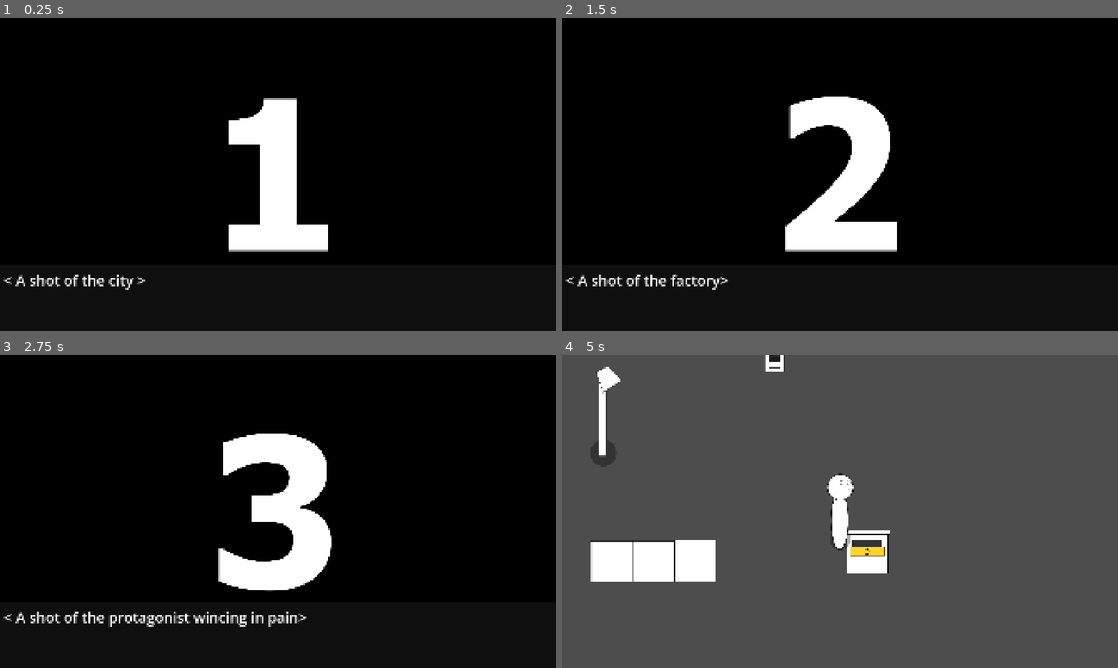
Above: before the commit, frames 1-4 (two rows, left to right).
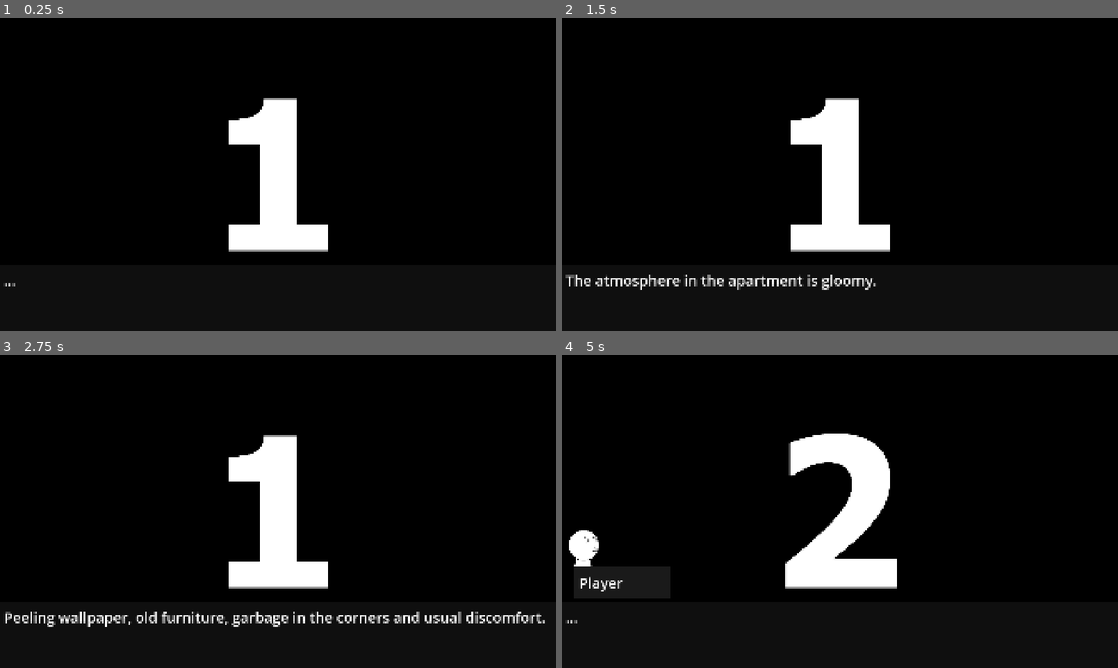
Above: after the commit, the same moments.

Repository: mathew-tran/jamegam50
Game: Godot game, scene res://Scenes/Main.tscn
The game is run twice, just before and just after one commit, with the same random seed, the same clock (stepped at 60 frames per second) and the same inputs.
Inputs (mouse positions are in pixels of both pictures, inside the frame that each line leads up to):
- Up to frame 1 (0.25 s): no input
- Up to frame 2 (1.5 s): tap Enter at 0.5 s; move the mouse to (962, 158) at 0.52 s; press the mouse at (962, 158) at 0.53 s; tap Space at 1.25 s; move the mouse to (728, 190) at 1.27 s; release the mouse at (728, 190) at 1.28 s; click (728, 190) at 1.35 s
- Up to frame 3 (2.75 s): tap Enter at 2 s; move the mouse to (333, 442) at 2.02 s; press the mouse at (333, 442) at 2.03 s
- Up to frame 4 (5 s): tap Space at 2.75 s; move the mouse to (812, 574) at 2.77 s; release the mouse at (812, 574) at 2.78 s; click (812, 574) at 2.85 s; move the mouse to (873, 599) at 3.52 s; press the mouse at (873, 599) at 3.53 s; move the mouse to (673, 464) at 4.27 s; release the mouse at (673, 464) at 4.28 s; click (673, 464) at 4.35 s

The runs differ from the first frame. In frame 1, 0.4% of the frame differs, in the area x 0-27%, y 82-87%; in frame 2, 4.7%; in frame 3, 6.6%; in frame 4, 99%, in the area x 0-100%, y 0-100%.

Commit message:
working on implementing the story slowly, but surely

Diff:
--- /dev/null
+++ b/Content/Characters/Character_Player.tres
@@ -0,0 +1,10 @@
+[gd_resource type="Resource" script_class="OwnerData" load_steps=3 format=3 uid="uid://rdwh1ys6h2x"]
+
+[ext_resource type="Script" uid="uid://dk4h0ebc24me" path="res://DataTypes/OwnerData.gd" id="1_cssye"]
+[ext_resource type="Texture2D" uid="uid://dwnj62rvpsn7r" path="res://Art/Player/PlayerFace.png" id="1_xllrf"]
+
+[resource]
+script = ExtResource("1_cssye")
+OwnerName = "Player"
+OwnerImage = ExtResource("1_xllrf")
+metadata/_custom_type_script = "uid://dk4h0ebc24me"
--- a/DataTypes/CutsceneData.gd
+++ b/DataTypes/CutsceneData.gd
@@ -4,3 +4,7 @@
 
 @export_multiline var TextToSay = """"""
 @export var BackgroundImage : Texture2D
+
+@export var Owner : OwnerData
+
+@export  var MusicType = JukeboxPlayer.MUSIC_TYPE.CONTINUE
--- /dev/null
+++ b/DataTypes/OwnerData.gd
@@ -0,0 +1,6 @@
+extends Resource
+
+class_name OwnerData
+
+@export var OwnerName = "Owner"
+@export var OwnerImage : Texture2D
--- /dev/null
+++ b/Prefabs/Autoload/Jukebox.tscn
@@ -0,0 +1,8 @@
+[gd_scene load_steps=2 format=3 uid="uid://biho4a5ol73hb"]
+
+[ext_resource type="Script" uid="uid://dbw68m85j3pl5" path="res://Scripts/Autoload/Jukebox.gd" id="1_c6xn0"]
+
+[node name="Jukebox" type="AudioStreamPlayer"]
+process_mode = 3
+playback_type = 1
+script = ExtResource("1_c6xn0")
--- /dev/null
+++ b/Prefabs/Environment/House/InteractableBook.tscn
@@ -0,0 +1,37 @@
+[gd_scene load_steps=7 format=3 uid="uid://bfvaw5h806ccy"]
+
+[ext_resource type="PackedScene" uid="uid://c3l54mkl1be42" path="res://Prefabs/Environment/InteractableItem.tscn" id="1_kfccb"]
+[ext_resource type="Texture2D" uid="uid://t80upgffv8fl" path="res://Art/Player/BookPlaceholder.png" id="2_gw5v1"]
+[ext_resource type="Script" uid="uid://byqjsgo6271ad" path="res://DataTypes/CutsceneData.gd" id="3_dl6w5"]
+
+[sub_resource type="Resource" id="Resource_y0wba"]
+script = ExtResource("3_dl6w5")
+TextToSay = "The book reads:
+.. “And then… the great black whale soared into the sky\"
+\"It was so large, beautiful and majestic, that even the most callous person would cry\"
+\"Not because of their next grief, but from that endless immense beauty above their heads…”
+"
+MusicType = 2
+metadata/_custom_type_script = "uid://byqjsgo6271ad"
+
+[sub_resource type="RectangleShape2D" id="RectangleShape2D_gw5v1"]
+resource_local_to_scene = true
+custom_solver_bias = 1.0
+size = Vector2(93, 94)
+
+[sub_resource type="RectangleShape2D" id="RectangleShape2D_dl6w5"]
+resource_local_to_scene = true
+size = Vector2(92, 93)
+
+[node name="InteractableItem" instance=ExtResource("1_kfccb")]
+texture = ExtResource("2_gw5v1")
+InteractText = "READ"
+CutScenes = Array[ExtResource("3_dl6w5")]([SubResource("Resource_y0wba")])
+bHideItemWhileInteracting = true
+
+[node name="CollisionShape2D" parent="Area2D" index="0"]
+position = Vector2(-0.5, -1)
+shape = SubResource("RectangleShape2D_gw5v1")
+
+[node name="CollisionShape2D" parent="StaticBody2D" index="0"]
+shape = SubResource("RectangleShape2D_dl6w5")
--- /dev/null
+++ b/Prefabs/Environment/House/InteractableDoor.tscn
@@ -0,0 +1,25 @@
+[gd_scene load_steps=6 format=3 uid="uid://bcml3rn2er3g2"]
+
+[ext_resource type="PackedScene" uid="uid://c3l54mkl1be42" path="res://Prefabs/Environment/InteractableItem.tscn" id="1_ovq1f"]
+[ext_resource type="Texture2D" uid="uid://c3j1f0xkqsocm" path="res://Art/Player/Doorplaceholder.png" id="2_dac3w"]
+[ext_resource type="Script" uid="uid://dnaixeyaslevm" path="res://Scripts/InteractableItemChangeScenes.gd" id="3_q5h7q"]
+
+[sub_resource type="RectangleShape2D" id="RectangleShape2D_dac3w"]
+resource_local_to_scene = true
+custom_solver_bias = 1.0
+size = Vector2(150, 152)
+
+[sub_resource type="RectangleShape2D" id="RectangleShape2D_q5h7q"]
+resource_local_to_scene = true
+size = Vector2(150, 149)
+
+[node name="InteractableDoor" instance=ExtResource("1_ovq1f")]
+texture = ExtResource("2_dac3w")
+script = ExtResource("3_q5h7q")
+SceneToChangeTo = null
+
+[node name="CollisionShape2D" parent="Area2D" index="0"]
+shape = SubResource("RectangleShape2D_dac3w")
+
+[node name="CollisionShape2D" parent="StaticBody2D" index="0"]
+shape = SubResource("RectangleShape2D_q5h7q")
--- /dev/null
+++ b/Prefabs/Environment/House/InteractableNotepad.tscn
@@ -0,0 +1,38 @@
+[gd_scene load_steps=7 format=3 uid="uid://n5aq5qkyuyks"]
+
+[ext_resource type="PackedScene" uid="uid://c3l54mkl1be42" path="res://Prefabs/Environment/InteractableItem.tscn" id="1_xc2f2"]
+[ext_resource type="Texture2D" uid="uid://61squjjevq0k" path="res://Art/Player/NotepadPlaceholder.png" id="2_otya1"]
+[ext_resource type="Script" uid="uid://byqjsgo6271ad" path="res://DataTypes/CutsceneData.gd" id="3_m2cvw"]
+
+[sub_resource type="Resource" id="Resource_gtaft"]
+script = ExtResource("3_m2cvw")
+TextToSay = "You pickup up the notepad.
+It says the following.
+\"My head hurts from yesterday\"
+\"Not much, but still. Right in the place where this chip was implemented.\"
+\"Maybe that’s the reason? I need to visit a doctor.”
+"
+MusicType = 2
+metadata/_custom_type_script = "uid://byqjsgo6271ad"
+
+[sub_resource type="RectangleShape2D" id="RectangleShape2D_mnsi6"]
+resource_local_to_scene = true
+custom_solver_bias = 1.0
+size = Vector2(66, 70)
+
+[sub_resource type="RectangleShape2D" id="RectangleShape2D_otya1"]
+resource_local_to_scene = true
+size = Vector2(67, 76)
+
+[node name="InteractableItem" instance=ExtResource("1_xc2f2")]
+texture = ExtResource("2_otya1")
+InteractText = "READ"
+CutScenes = Array[ExtResource("3_m2cvw")]([SubResource("Resource_gtaft")])
+bHideItemWhileInteracting = true
+
+[node name="CollisionShape2D" parent="Area2D" index="0"]
+shape = SubResource("RectangleShape2D_mnsi6")
+
+[node name="CollisionShape2D" parent="StaticBody2D" index="0"]
+position = Vector2(0.5, 0)
+shape = SubResource("RectangleShape2D_otya1")
--- a/Prefabs/Environment/InteractableDresser.tscn
+++ b/Prefabs/Environment/InteractableDresser.tscn
@@ -8,6 +8,7 @@
 [sub_resource type="Resource" id="Resource_uibst"]
 script = ExtResource("4_wp3wt")
 TextToSay = "There is nothing in here."
+MusicType = 2
 metadata/_custom_type_script = "uid://byqjsgo6271ad"
 
 [sub_resource type="RectangleShape2D" id="RectangleShape2D_wp3wt"]
--- a/Prefabs/Environment/InteractableLamp.tscn
+++ b/Prefabs/Environment/InteractableLamp.tscn
@@ -7,6 +7,7 @@
 [sub_resource type="Resource" id="Resource_bsdpi"]
 script = ExtResource("3_fwrgd")
 TextToSay = "This is a lamp."
+MusicType = 2
 metadata/_custom_type_script = "uid://byqjsgo6271ad"
 
 [sub_resource type="RectangleShape2D" id="RectangleShape2D_fwrgd"]
--- a/Prefabs/Environment/InteractableLightSwitch.tscn
+++ b/Prefabs/Environment/InteractableLightSwitch.tscn
@@ -9,12 +9,14 @@
 [sub_resource type="Resource" id="Resource_2307a"]
 script = ExtResource("4_t61gd")
 TextToSay = "Turned Light On."
+MusicType = 2
 metadata/_custom_type_script = "uid://byqjsgo6271ad"
 
 [sub_resource type="Resource" id="Resource_t61gd"]
 script = ExtResource("4_t61gd")
 TextToSay = "Turn Light Off
 "
+MusicType = 2
 metadata/_custom_type_script = "uid://byqjsgo6271ad"
 
 [sub_resource type="RectangleShape2D" id="RectangleShape2D_ektl7"]
--- a/Scenes/Cutscene.tscn
+++ b/Scenes/Cutscene.tscn
@@ -1,29 +1,40 @@
-[gd_scene load_steps=9 format=3 uid="uid://dc22edvi1p3l1"]
+[gd_scene load_steps=11 format=3 uid="uid://dc22edvi1p3l1"]
 
 [ext_resource type="Script" uid="uid://c25jxewqvy8pw" path="res://Scripts/Cutscene.gd" id="1_c1xi3"]
 [ext_resource type="Script" uid="uid://byqjsgo6271ad" path="res://DataTypes/CutsceneData.gd" id="2_idm0t"]
 [ext_resource type="Texture2D" uid="uid://bboqsmd00emng" path="res://Art/CutSceneStills/Test1.png" id="3_idm0t"]
 [ext_resource type="Texture2D" uid="uid://col6mb1s1fvko" path="res://Art/CutSceneStills/Test2.png" id="4_0m8yb"]
 [ext_resource type="Texture2D" uid="uid://dbeodcufdlern" path="res://Art/CutSceneStills/Test3.png" id="5_kweal"]
+[ext_resource type="Texture2D" uid="uid://dwnj62rvpsn7r" path="res://Art/Player/PlayerFace.png" id="6_kweal"]
 
 [sub_resource type="Resource" id="Resource_idm0t"]
 script = ExtResource("2_idm0t")
 TextToSay = "< A shot of the city >
 This is more things to say."
 BackgroundImage = ExtResource("3_idm0t")
+MusicType = 2
 metadata/_custom_type_script = "uid://byqjsgo6271ad"
 
 [sub_resource type="Resource" id="Resource_g4us0"]
 script = ExtResource("2_idm0t")
 TextToSay = "< A shot of the factory>"
 BackgroundImage = ExtResource("4_0m8yb")
+MusicType = 2
 metadata/_custom_type_script = "uid://byqjsgo6271ad"
 
 [sub_resource type="Resource" id="Resource_dqmat"]
 script = ExtResource("2_idm0t")
 TextToSay = "< A shot of the protagonist wincing in pain>"
 BackgroundImage = ExtResource("5_kweal")
+MusicType = 2
 metadata/_custom_type_script = "uid://byqjsgo6271ad"
+
+[sub_resource type="StyleBoxFlat" id="StyleBoxFlat_kweal"]
+bg_color = Color(0.103744, 0.103744, 0.103743, 1)
+expand_margin_left = 20.0
+expand_margin_top = 20.0
+expand_margin_right = 20.0
+expand_margin_bottom = 20.0
 
 [node name="CutScene" type="Node2D"]
 process_mode = 3
@@ -67,3 +78,27 @@
 theme_override_font_sizes/normal_font_size = 50
 bbcode_enabled = true
 text = "This is a test script."
+
+[node name="OwnerImage" type="TextureRect" parent="CanvasLayer"]
+custom_minimum_size = Vector2(140, 140)
+anchors_preset = 2
+anchor_top = 1.0
+anchor_bottom = 1.0
+offset_left = 4.0
+offset_top = -464.0
+offset_right = 122.0
+offset_bottom = -346.0
+grow_vertical = 0
+texture = ExtResource("6_kweal")
+expand_mode = 2
+stretch_mode = 5
+
+[node name="Label" type="Label" parent="CanvasLayer/OwnerImage"]
+layout_mode = 0
+offset_left = 54.0
+offset_top = 155.0
+offset_right = 350.0
+offset_bottom = 224.0
+theme_override_font_sizes/font_size = 50
+theme_override_styles/normal = SubResource("StyleBoxFlat_kweal")
+text = "PlayerName"
--- a/Scenes/Main.tscn
+++ b/Scenes/Main.tscn
@@ -1,16 +1,53 @@
-[gd_scene load_steps=9 format=3 uid="uid://cnsfdc5wb0cb1"]
+[gd_scene load_steps=19 format=3 uid="uid://cnsfdc5wb0cb1"]
 
 [ext_resource type="Script" uid="uid://bx0itqrisx6qs" path="res://Scripts/Main.gd" id="1_r150o"]
+[ext_resource type="Script" uid="uid://byqjsgo6271ad" path="res://DataTypes/CutsceneData.gd" id="2_4kpch"]
 [ext_resource type="PackedScene" uid="uid://m7eqcxxm3e24" path="res://Prefabs/Player.tscn" id="2_idj7w"]
+[ext_resource type="Texture2D" uid="uid://bboqsmd00emng" path="res://Art/CutSceneStills/Test1.png" id="3_grg3l"]
 [ext_resource type="PackedScene" uid="uid://d2nqmvbp4c2hu" path="res://Prefabs/Environment/Box.tscn" id="3_kln2b"]
+[ext_resource type="Texture2D" uid="uid://col6mb1s1fvko" path="res://Art/CutSceneStills/Test2.png" id="4_frkhe"]
+[ext_resource type="Resource" uid="uid://rdwh1ys6h2x" path="res://Content/Characters/Character_Player.tres" id="5_grg3l"]
 [ext_resource type="PackedScene" uid="uid://cr3mstg62i332" path="res://Prefabs/Environment/InteractableDresser.tscn" id="5_jw32o"]
 [ext_resource type="PackedScene" uid="uid://cmwjabbwgt077" path="res://Prefabs/UI/InteractPanel.tscn" id="5_pbw6q"]
 [ext_resource type="PackedScene" uid="uid://dkwadeoluirfn" path="res://Prefabs/Environment/InteractableLamp.tscn" id="6_v1gob"]
 [ext_resource type="PackedScene" uid="uid://b4sh2igo0fbb7" path="res://Prefabs/Environment/InteractableLightSwitch.tscn" id="7_jw32o"]
-[ext_resource type="Script" uid="uid://dd2m821wpfcou" path="res://Scripts/LightEnvironment.gd" id="8_50glp"]
+[ext_resource type="PackedScene" uid="uid://n5aq5qkyuyks" path="res://Prefabs/Environment/House/InteractableNotepad.tscn" id="12_grg3l"]
+[ext_resource type="PackedScene" uid="uid://bfvaw5h806ccy" path="res://Prefabs/Environment/House/InteractableBook.tscn" id="13_frkhe"]
+[ext_resource type="PackedScene" uid="uid://dvoydeg05t3xe" path="res://Scenes/Outside.tscn" id="13_h1m7h"]
+[ext_resource type="PackedScene" uid="uid://bcml3rn2er3g2" path="res://Prefabs/Environment/House/InteractableDoor.tscn" id="14_1p5hy"]
+
+[sub_resource type="Resource" id="Resource_1p5hy"]
+script = ExtResource("2_4kpch")
+TextToSay = "...
+..
+The atmosphere in the apartment is gloomy.
+Peeling wallpaper, old furniture, garbage in the corners and usual discomfort.
+The windows and walls are thin, you are able to hear the cars and other sounds of life outside.
+You wake up."
+BackgroundImage = ExtResource("3_grg3l")
+MusicType = 3
+metadata/_custom_type_script = "uid://byqjsgo6271ad"
+
+[sub_resource type="Resource" id="Resource_h1m7h"]
+script = ExtResource("2_4kpch")
+TextToSay = "...
+Another day, another day....
+I would really like myself to be in a coffin rather than here.
+... I should go to work."
+BackgroundImage = ExtResource("4_frkhe")
+Owner = ExtResource("5_grg3l")
+MusicType = 0
+metadata/_custom_type_script = "uid://byqjsgo6271ad"
+
+[sub_resource type="Resource" id="Resource_erwvk"]
+script = ExtResource("2_4kpch")
+TextToSay = "You open the door to go outside."
+MusicType = 3
+metadata/_custom_type_script = "uid://byqjsgo6271ad"
 
 [node name="Node2D" type="Node2D"]
 script = ExtResource("1_r150o")
+StartingCutScene = Array[ExtResource("2_4kpch")]([SubResource("Resource_1p5hy"), SubResource("Resource_h1m7h")])
 
 [node name="Environment" type="Node2D" parent="."]
 
@@ -23,25 +60,41 @@
 [node name="Box3" parent="Environment" instance=ExtResource("3_kln2b")]
 position = Vector2(316, 951)
 
+[node name="Box4" parent="Environment" instance=ExtResource("3_kln2b")]
+position = Vector2(172, 1097)
+
+[node name="Box5" parent="Environment" instance=ExtResource("3_kln2b")]
+position = Vector2(461, 1095)
+
+[node name="Box6" parent="Environment" instance=ExtResource("3_kln2b")]
+position = Vector2(316, 1097)
+
 [node name="InteractableItem2" parent="Environment" instance=ExtResource("5_jw32o")]
-position = Vector2(1055, 917)
+position = Vector2(689, 477)
 TriggerState = 1
 
 [node name="InteractableItem" parent="Environment" instance=ExtResource("6_v1gob")]
-position = Vector2(153, 450)
+position = Vector2(28, 407)
 
 [node name="InteractableItem3" parent="Environment" instance=ExtResource("7_jw32o")]
-position = Vector2(734, 264)
-ToggleObject = NodePath("../../CanvasModulate")
+position = Vector2(605, 999)
+
+[node name="InteractableItem4" parent="Environment" instance=ExtResource("12_grg3l")]
+position = Vector2(460, 911)
+
+[node name="InteractableItem5" parent="Environment" instance=ExtResource("13_frkhe")]
+position = Vector2(156, 878)
+
+[node name="InteractableDoor" parent="Environment" instance=ExtResource("14_1p5hy")]
+position = Vector2(1393, 505)
+SceneToChangeTo = ExtResource("13_h1m7h")
+InteractText = "Go outside"
+CutScenes = Array[ExtResource("2_4kpch")]([SubResource("Resource_erwvk")])
 
 [node name="Player" parent="." instance=ExtResource("2_idj7w")]
-position = Vector2(1005, 539)
+position = Vector2(428, 471)
 
 [node name="CanvasLayer" type="CanvasLayer" parent="."]
 
 [node name="Panel" parent="CanvasLayer" groups=["InteractPanel"] instance=ExtResource("5_pbw6q")]
 visible = false
-
-[node name="CanvasModulate" type="CanvasModulate" parent="."]
-color = Color(0.100439, 0.082729, 0.332926, 1)
-script = ExtResource("8_50glp")
--- /dev/null
+++ b/Scenes/Outside.tscn
@@ -0,0 +1,66 @@
+[gd_scene load_steps=7 format=3 uid="uid://dvoydeg05t3xe"]
+
+[ext_resource type="Script" uid="uid://bx0itqrisx6qs" path="res://Scripts/Main.gd" id="1_rwbkk"]
+[ext_resource type="Script" uid="uid://byqjsgo6271ad" path="res://DataTypes/CutsceneData.gd" id="2_n23su"]
+[ext_resource type="PackedScene" uid="uid://d2nqmvbp4c2hu" path="res://Prefabs/Environment/Box.tscn" id="6_kyqwf"]
+[ext_resource type="PackedScene" uid="uid://m7eqcxxm3e24" path="res://Prefabs/Player.tscn" id="10_mjnce"]
+[ext_resource type="PackedScene" uid="uid://cmwjabbwgt077" path="res://Prefabs/UI/InteractPanel.tscn" id="11_kp38j"]
+
+[sub_resource type="Resource" id="Resource_p8tg3"]
+script = ExtResource("2_n23su")
+TextToSay = "You are outside.
+The area around is wildly unkept.
+Homeless roam the streets.
+Sidewalks filled to the brim with trash and newspapers."
+MusicType = 2
+metadata/_custom_type_script = "uid://byqjsgo6271ad"
+
+[node name="Node2D" type="Node2D"]
+script = ExtResource("1_rwbkk")
+StartingCutScene = Array[ExtResource("2_n23su")]([SubResource("Resource_p8tg3")])
+
+[node name="Environment" type="Node2D" parent="."]
+
+[node name="Box" parent="Environment" instance=ExtResource("6_kyqwf")]
+position = Vector2(172, 951)
+
+[node name="Box2" parent="Environment" instance=ExtResource("6_kyqwf")]
+position = Vector2(461, 949)
+
+[node name="Box3" parent="Environment" instance=ExtResource("6_kyqwf")]
+position = Vector2(316, 951)
+
+[node name="Box4" parent="Environment" instance=ExtResource("6_kyqwf")]
+position = Vector2(616, 951)
+
+[node name="Box5" parent="Environment" instance=ExtResource("6_kyqwf")]
+position = Vector2(905, 949)
+
+[node name="Box6" parent="Environment" instance=ExtResource("6_kyqwf")]
+position = Vector2(760, 951)
+
+[node name="Box7" parent="Environment" instance=ExtResource("6_kyqwf")]
+position = Vector2(1054, 951)
+
+[node name="Box8" parent="Environment" instance=ExtResource("6_kyqwf")]
+position = Vector2(1343, 949)
+
+[node name="Box9" parent="Environment" instance=ExtResource("6_kyqwf")]
+position = Vector2(1198, 951)
+
+[node name="Box10" parent="Environment" instance=ExtResource("6_kyqwf")]
+position = Vector2(1505, 953)
+
+[node name="Box11" parent="Environment" instance=ExtResource("6_kyqwf")]
+position = Vector2(1794, 951)
+
+[node name="Box12" parent="Environment" instance=ExtResource("6_kyqwf")]
+position = Vector2(1649, 953)
+
+[node name="Player" parent="." instance=ExtResource("10_mjnce")]
+position = Vector2(1005, 539)
+
+[node name="CanvasLayer" type="CanvasLayer" parent="."]
+
+[node name="Panel" parent="CanvasLayer" groups=["InteractPanel"] instance=ExtResource("11_kp38j")]
+visible = false
--- /dev/null
+++ b/Scripts/Autoload/Jukebox.gd
@@ -0,0 +1,24 @@
+extends AudioStreamPlayer
+
+class_name JukeboxPlayer
+
+enum MUSIC_TYPE {
+	SAD,
+	DREAM,
+	CONTINUE,
+	NONE
+}
+
+func PlayMusic(musicType : MUSIC_TYPE):
+	print("PLAY: " + str(MUSIC_TYPE.keys()[musicType]))
+	match musicType:
+		MUSIC_TYPE.SAD:
+			stream = load("res://Audio/Music/Jamgam-50sadM.ogg")
+		MUSIC_TYPE.DREAM:
+			stream = load("res://Audio/Music/Jamgam-50dream.ogg")
+		MUSIC_TYPE.NONE:
+			stream = null
+			stop()
+		MUSIC_TYPE.CONTINUE:
+			return
+	play()
--- a/Scripts/Cutscene.gd
+++ b/Scripts/Cutscene.gd
@@ -1,6 +1,6 @@
 extends Node2D
 
-var TextLimit = 200
+var TextLimit = 150
 @export var Data : Array[CutSceneData]
 
 signal CutsceneComplete
@@ -19,6 +19,15 @@
 	if len(Data) > 0:
 		var newData = Data.pop_front() as CutSceneData
 		$CanvasLayer/TextureRect.texture = newData.BackgroundImage
+
+		Jukebox.PlayMusic(newData.MusicType)
+
+		if newData.Owner:
+			$CanvasLayer/OwnerImage.texture = newData.Owner.OwnerImage
+			$CanvasLayer/OwnerImage/Label.text = newData.Owner.OwnerName
+			$CanvasLayer/OwnerImage.visible = true
+		else:
+			$CanvasLayer/OwnerImage.visible = false
 		var textToUse = newData.TextToSay
 		print(textToUse)
 		textToUse = textToUse.strip_edges()
--- a/Scripts/InteractableItem.gd
+++ b/Scripts/InteractableItem.gd
@@ -20,6 +20,8 @@
 var State = HOVER_STATE.UNHOVERED
 @export var TriggerState = TRIGGER_STATE.CAN_BE_TRIGGERED_MULTIPLE
 
+@export var bHideItemWhileInteracting = false
+
 func _input(event: InputEvent) -> void:
 	if event.is_action_pressed("left_click"):
 		if State == HOVER_STATE.HOVERED:
@@ -41,6 +43,8 @@
 	State = HOVER_STATE.UNHOVERED
 
 func DoInteraction():
+	if bHideItemWhileInteracting:
+		visible = false
 	var cutScene = load("res://Scenes/Cutscene.tscn")
 	var instance =  cutScene.instantiate()
 	instance.Setup(CutScenes)
@@ -55,6 +59,8 @@
 
 	if get_node(ToggleObject):
 		get_node(ToggleObject).DoInteraction()
+	if bHideItemWhileInteracting:
+		visible = true
 
 func DoPostInteraction():
 	pass
--- /dev/null
+++ b/Scripts/InteractableItemChangeScenes.gd
@@ -0,0 +1,7 @@
+extends InteractableItem
+class_name InteractableItemChangeScenes
+
+@export var SceneToChangeTo : PackedScene
+
+func DoPostInteraction():
+	get_tree().change_scene_to_packed(SceneToChangeTo)
--- a/Scripts/Main.gd
+++ b/Scripts/Main.gd
@@ -1,6 +1,8 @@
 extends Node2D
 
+@export var StartingCutScene : Array[CutSceneData]
 func _ready() -> void:
 	var scene = load("res://Scenes/Cutscene.tscn")
 	var instance = scene.instantiate()
+	instance.Setup(StartingCutScene)
 	add_child(instance)
--- a/Scripts/UI/InteractPanel.gd
+++ b/Scripts/UI/InteractPanel.gd
@@ -4,7 +4,7 @@
 
 var ObjectPressed
 func ShowText(newText):
-	$Label.text = newText
+	$Label.text = newText.to_upper()
 	visible = true
 
 func SelectObject(object):
--- a/project.godot
+++ b/project.godot
@@ -18,6 +18,7 @@
 [autoload]
 
 Finder="*res://Scripts/Autoload/Finder.gd"
+Jukebox="*res://Prefabs/Autoload/Jukebox.tscn"
 
 [display]
 
Binary file added: Art/Player/BookPlaceholder.png
Not shown, added: Art/Player/BookPlaceholder.png.import
Binary file added: Art/Player/Doorplaceholder.png
Not shown, added: Art/Player/Doorplaceholder.png.import
Binary file added: Art/Player/NotepadPlaceholder.png
Not shown, added: Art/Player/NotepadPlaceholder.png.import
Binary file added: Art/Player/PlayerFace.png
Not shown, added: Art/Player/PlayerFace.png.import
Not shown, added: Audio/Music/Jamgam-50dream.ogg.import
Not shown, added: Audio/Music/Jamgam-50sadM.ogg.import
Not shown, added: DataTypes/OwnerData.gd.uid
Not shown, added: Scripts/Autoload/Jukebox.gd.uid
(and 4 more such lines)
